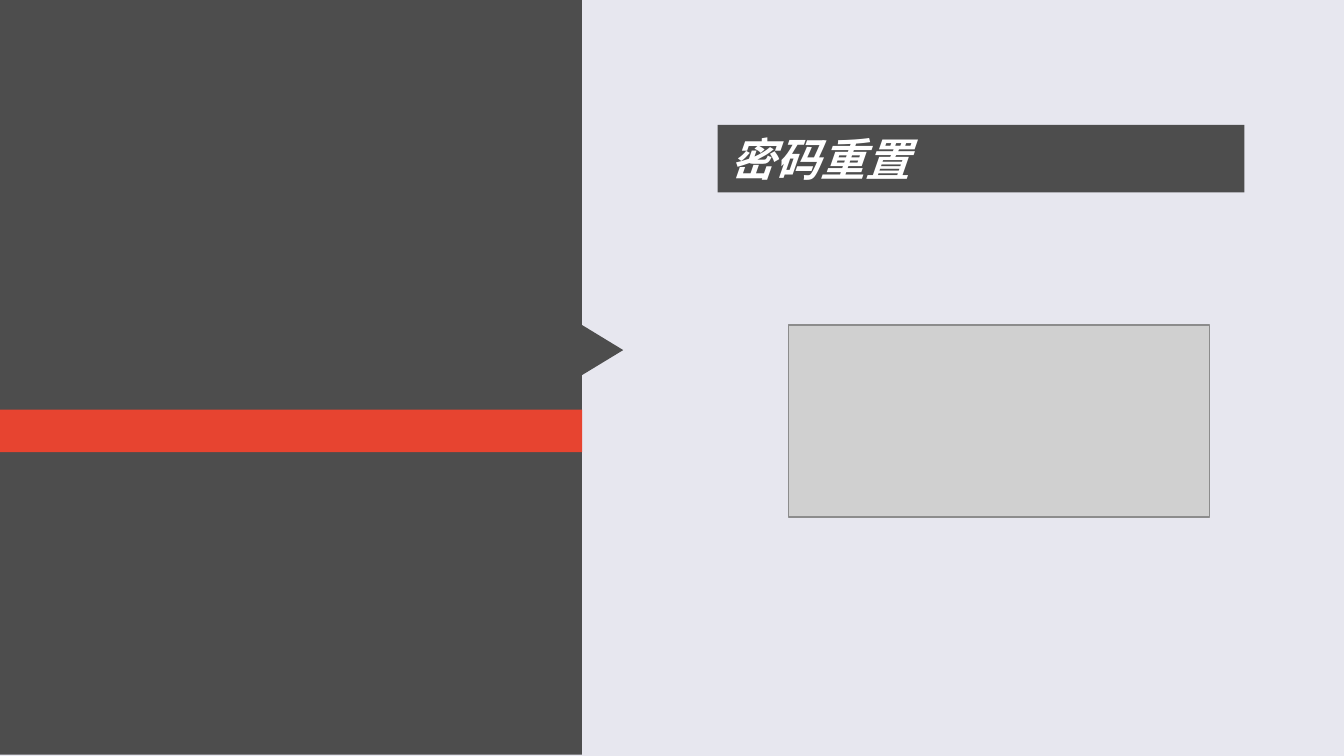
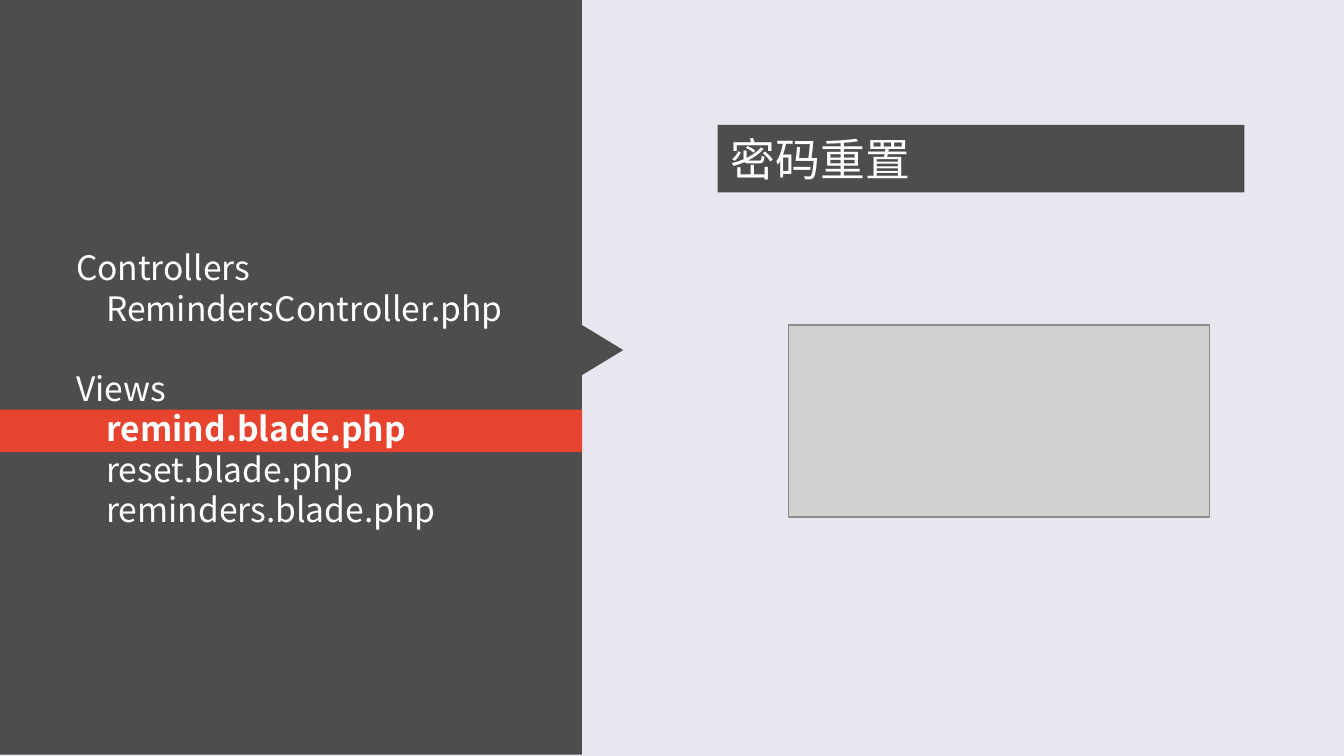
Before and after one commit to bytrix/report, a slide deck: slide 22 of 答辩.ppt. Drawn at 1344x756 pixels with LibreOffice and Linux fonts; fonts in the diff are those of the drawing; grey boxes stand for pictures. Boxes give left, top, right and bottom in pixels: in the first picture for what was removed or moved away, otherwise in the second. Text is boxed around its words. In the diff, an @@ line names an element or a change of style, - is before the commit and + after.

```diff
--- a/答辩.ppt
+++ b/答辩.ppt
@@ freeform shape at box(0, 0, 624, 755): outline redrawn @@
@@ rectangle "密码重置" at box(718, 125, 1245, 192): bold off, italic off; indent changed @@
@@ text "Controllers": place and size @@
-text "Controllers" at box(0, 241, 586, 254)
+text "Controllers" at box(76, 253, 502, 530)
@@ text "Controllers" at box(76, 253, 502, 530): size 0 to 18 pt, font Arial to Noto Sans CJK SC, italic off; bold off in "Controllers", "RemindersController.php", "Views", "reset.blade.php" and 1 more places; indent changed @@
```
Also in this commit, not shown: 27 other slides changed, 3 slides added, 2 other files.
